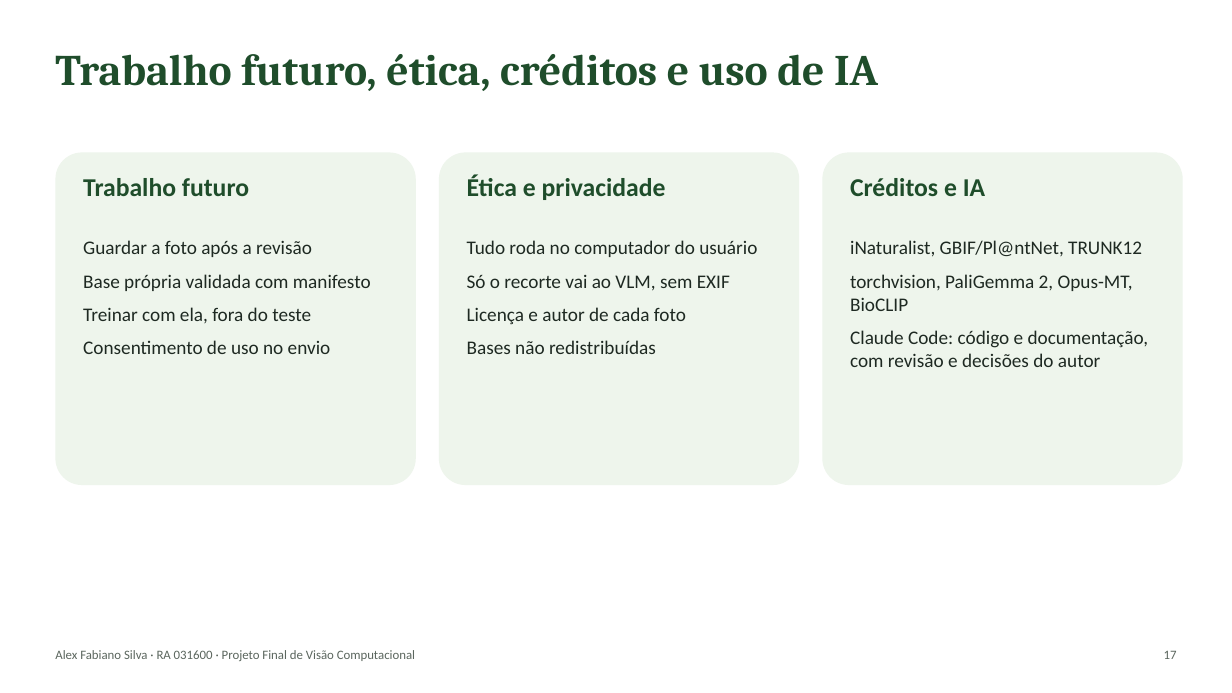
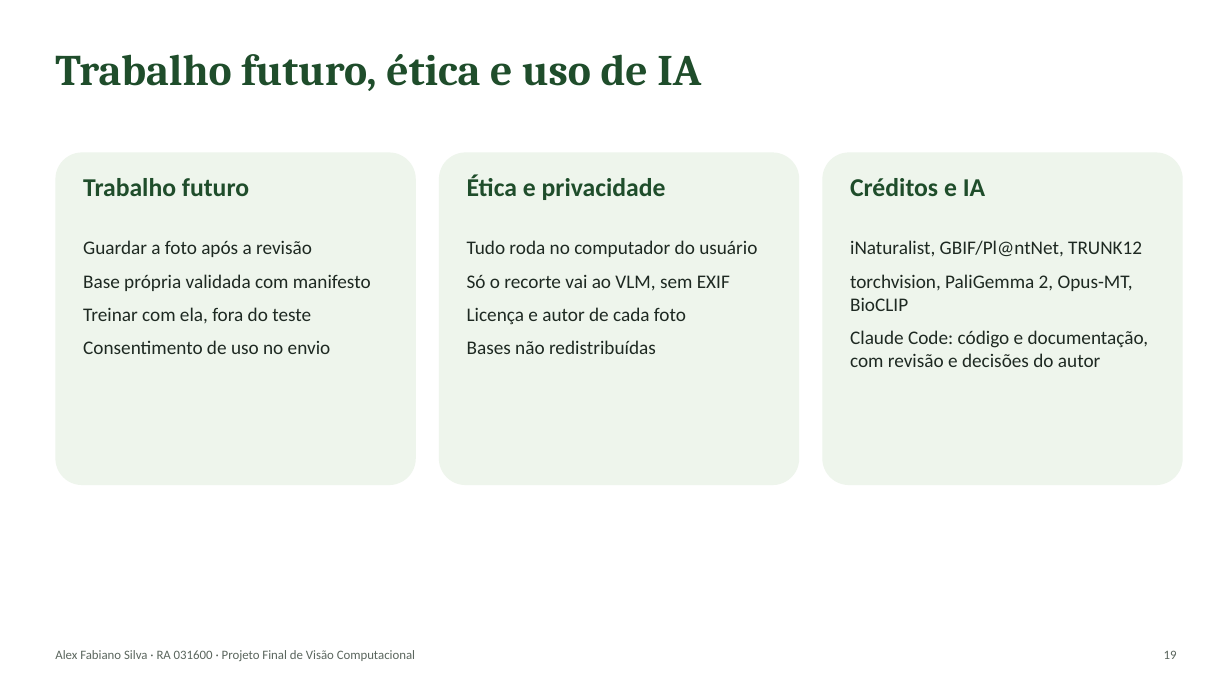
Before and after one commit to alexfabianomoc/Sistema-Interativo-de-Visao-Computacional-e-Inteligencia-Multimodal, a slide deck: slide 19 of docs/apresentacao/apresentacao.pptx (slide 17 before the commit). Drawn at 1232x693 pixels with LibreOffice and Linux fonts; fonts in the diff are those of the drawing. Boxes give left, top, right and bottom in pixels: in the first picture for what was removed or moved away, otherwise in the second. Text is boxed around its words. In the diff, an @@ line names an element or a change of style, - is before the commit and + after.

```diff
--- a/docs/apresentacao/apresentacao.pptx
+++ b/docs/apresentacao/apresentacao.pptx
@@ text at (55,54,701,91): text changed @@
-Trabalho futuro, ética, créditos e uso de IA
+Trabalho futuro, ética e uso de IA
@@ text at (1164,650,1177,659): text changed @@
-17
+19
```
Also in this commit, not shown: 12 other slides changed, 3 slides added, 4 other files.
